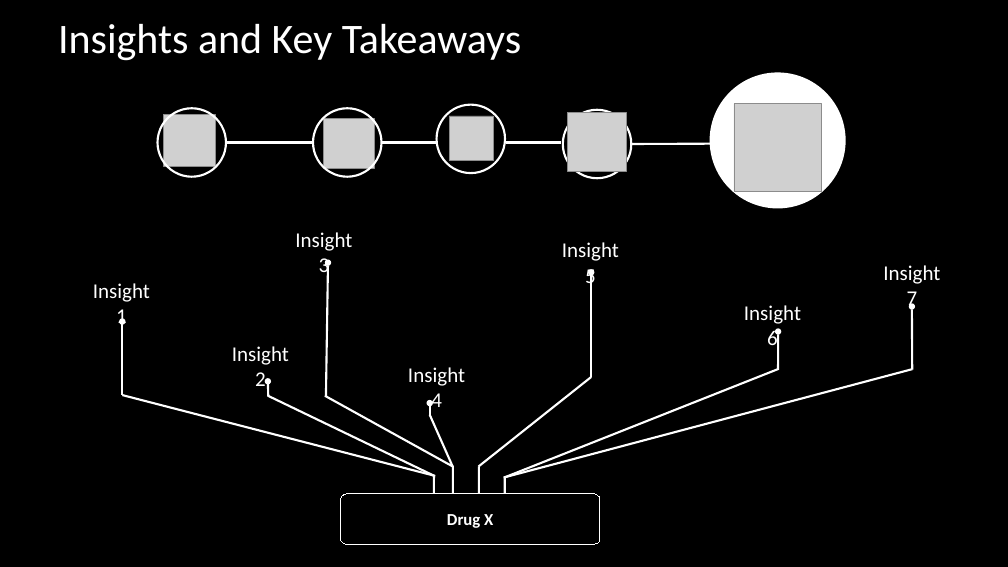
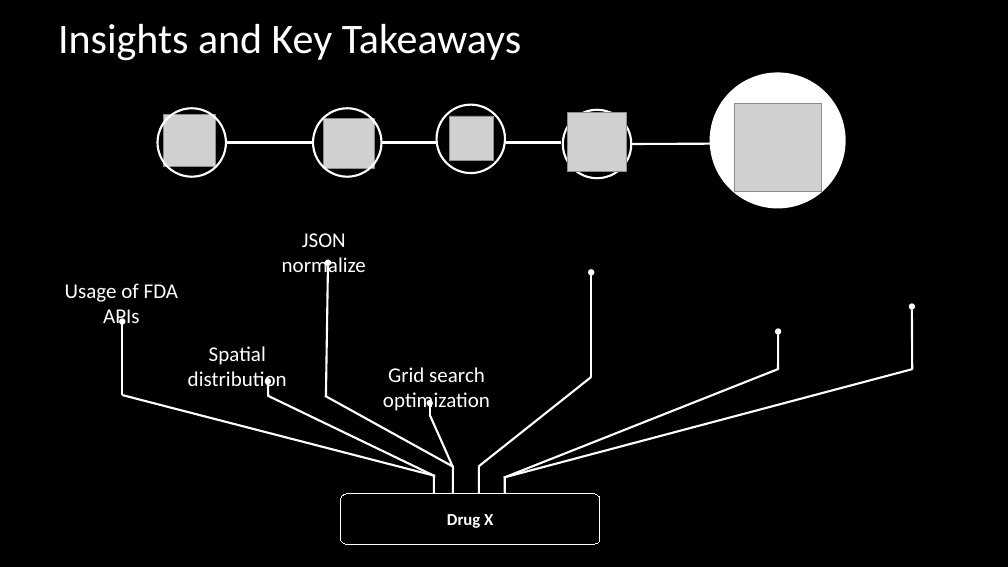
Before and after one commit to Nntraveler/CDSSHackathon, a slide deck: slide 9 of Hackathon.pptx (slide 8 before the commit). Drawn at 1008x567 pixels with LibreOffice and Linux fonts; fonts in the diff are those of the drawing; grey boxes stand for pictures. Boxes give left, top, right and bottom in pixels: in the first picture for what was removed or moved away, otherwise in the second. Text is boxed around its words. In the diff, an @@ line names an element or a change of style, - is before the commit and + after.

```diff
--- a/Hackathon.pptx
+++ b/Hackathon.pptx
@@ text at (x1=282, y1=233, x2=366, y2=279): text changed @@
-Insight 3
+JSON normalize
@@ text removed at (x1=562, y1=242, x2=619, y2=289) @@
-Insight 5
@@ text removed at (x1=883, y1=265, x2=940, y2=312) @@
-Insight 7
@@ text at (x1=65, y1=283, x2=178, y2=330): text changed @@
-Insight 1
+Usage of FDA APIs
@@ text removed at (x1=744, y1=305, x2=801, y2=351) @@
-Insight 6
@@ text at (x1=188, y1=346, x2=287, y2=392): text changed @@
-Insight 2
+Spatial distribution
@@ text at (x1=383, y1=367, x2=490, y2=414): text changed @@
-Insight 4
+Grid search optimization
```
Also in this commit, not shown: 4 other slides changed, 2 slides added, 1 slide removed.
